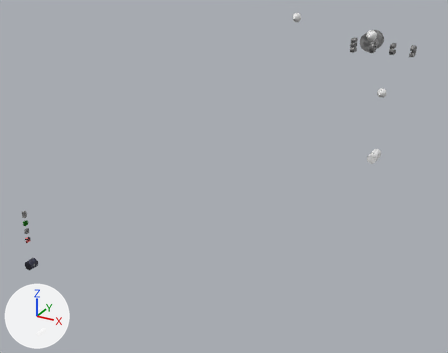
The glTF model src/menu.glb as it was, and as the next commit left it.
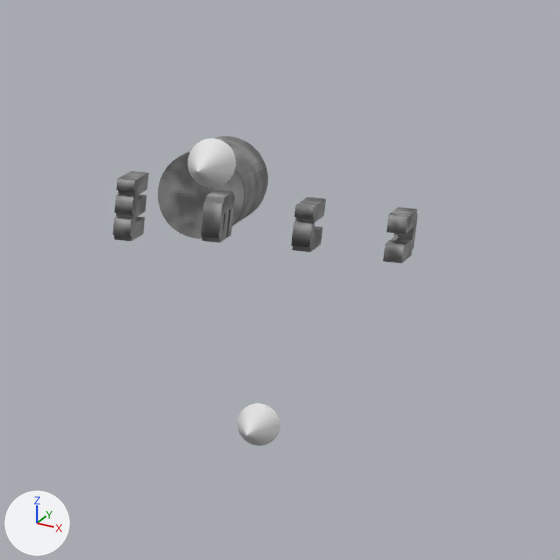
The first picture shows the older version from a camera (50 mm lens) standing at (43.0, -43.6, 47.6) and looking at (21.0, -3.5, 27.6). The close-ups show both versions on the part from 73% to 100% of the width and 0% to 35% of the height of that picture; other places that the commit changed are outside them. Every picture has the same lights, and +X, +Y and +Z are marked at lower left. Objects named as collision shapes, trigger or cutter boxes, shadow casters or lower levels of detail are left out.

The scene before the commit, as lines of its bpy script (objects in view):
```python
me_cone_001 = bpy.data.meshes.new('Cone.001')
me_cone_001.from_pydata(...)  # a 32-sided cone pointing to -y spanning x -0.25..0.25, y -0.25..0.25, z -0.25..0.25
me_cone_003 = bpy.data.meshes.new('Cone.003')
me_cone_003.from_pydata(...)  # a 32-sided cone pointing to -y spanning x -0.25..0.25, y -0.25..0.25, z -0.25..0.25
me_cylinder_002 = bpy.data.meshes.new('Cylinder.002')
me_cylinder_002.from_pydata(...)  # a 32-sided cylinder along y spanning x -0.25..0.25, y -0.5..0.5, z -0.25..0.25
me_cylinder_003 = bpy.data.meshes.new('Cylinder.003')
me_cylinder_003.from_pydata(...)  # a 32-sided cylinder along y spanning x -0.5..0.5, y -0.5..0.5, z -0.5..0.5
me_cylinder_003.materials.append(mat_material)  # picture img_smoke
me_text_004 = bpy.data.meshes.new('Text.004')
me_text_004.from_pydata(...)  # 48 vertices, 92 faces; spans x -0.1..0.1, y -0.246..0.254, z -0.346..0.341
me_text_004.materials.append(mat_material)  # picture img_smoke
ob_cylinder_001 = bpy.data.objects.new('Cylinder.001', me_cylinder_003)
ob_cylinder_001.location = (34.0, -11.0, 41.0)
ob_light_001 = bpy.data.objects.new('light.001', me_cone_001)
ob_light_001.location = (35.0, -12.0, 38.5)
ob_light_003 = bpy.data.objects.new('light.003', me_cone_003)
ob_light_003.location = (35.0, -15.0, 42.0)
ob_player_001 = bpy.data.objects.new('player.001', me_cylinder_002)
ob_player_001.location = (35.0, -12.0, 35.0)
ob_text_004 = bpy.data.objects.new('Text.004', me_text_004)
ob_text_004.location = (33.5, -12.5, 41.0)
# also in view: 'Text.006' at (35.5, -12.5, 41.0); 'Text.005' at (34.5, -12.5, 41.0); 'Text.007' at (36.5, -12.5, 41.0)
```
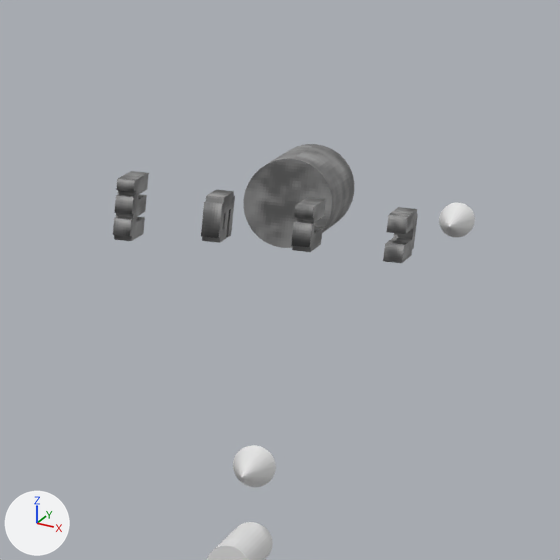
Edits to the bpy script that builds the scene:
```text
Change ob_light_001:
    ob_light_001.location: (35.0, -12.0, 38.5) -> (35.0, -12.0, 38.0)
Change ob_player_001:
    ob_player_001.location: (35.0, -12.0, 35.0) -> (35.0, -12.0, 37.0)
Change ob_light_003:
    ob_light_003.location: (35.0, -15.0, 42.0) -> (35.0, -2.0, 39.0)
Change ob_cylinder_001:
    ob_cylinder_001.location: (34.0, -11.0, 41.0) -> (35.0, -11.0, 41.0)
```

Pixel boxes (x1, y1, x2, y2) of what changed, in the close-ups (560 x 560 px):
'Cylinder.001', moved: before (158, 136, 268, 239); after (244, 144, 354, 248)
'light.003', moved: before (188, 138, 236, 188); after (439, 203, 475, 237)
'light.001', moved: before (237, 403, 280, 446); after (233, 445, 276, 487)
'player.001', moved (not visible before): after (207, 522, 273, 560)
